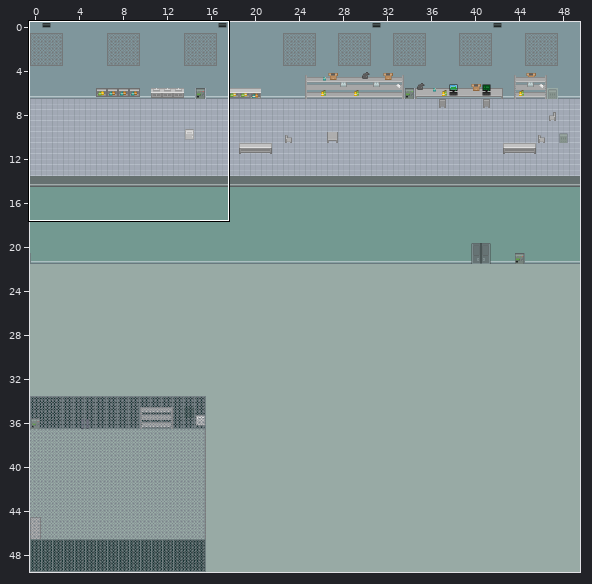
Two versions of a level (Tiled map, maps/level-3.tmx). The picture above shows the old version from afar; the outline marks the close-up.
Close-up. First the earlier version:
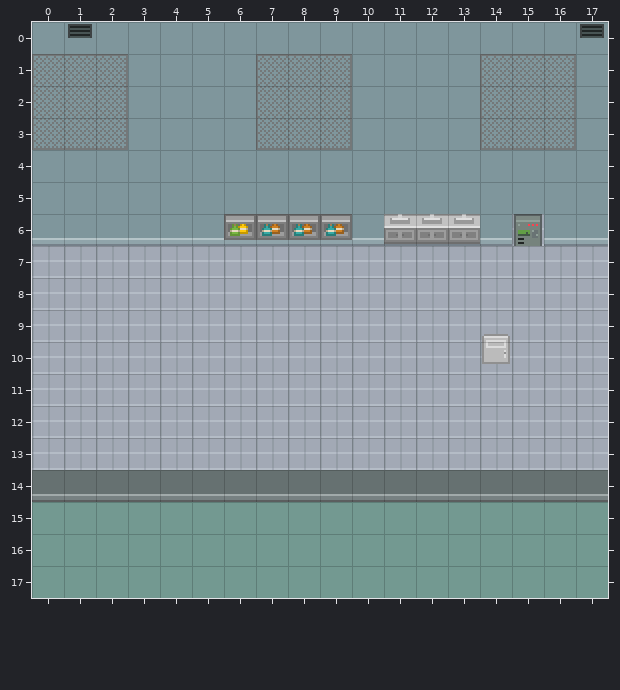
Cells are 16x16 px. Shown: x 0..17, y 0..17. The commit also changed other parts of the map, which this record leaves out.
The result:
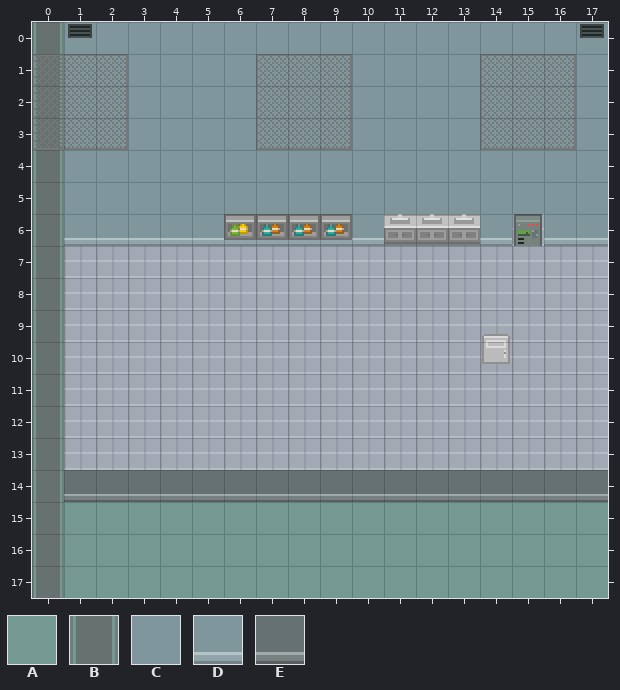
Key: from "factory_tileset": A 110, B 121, C 318, D 370, E 578.
_ is an empty cell.
Author's note on the commit: walls added to boundaries of all maps
Difference:
Layer "Walls":
y 0..5: x 0 C -> B
y 6: x 0 D -> B
y 7..17: x 0 _ -> B
Layer "props":
y 14: x 0 E -> _
y 15..17: x 0 A -> _
Changed places in both close-ups, as pixel boxes (x1, y1, x2, y2):
changed: (32, 22, 64, 598)
